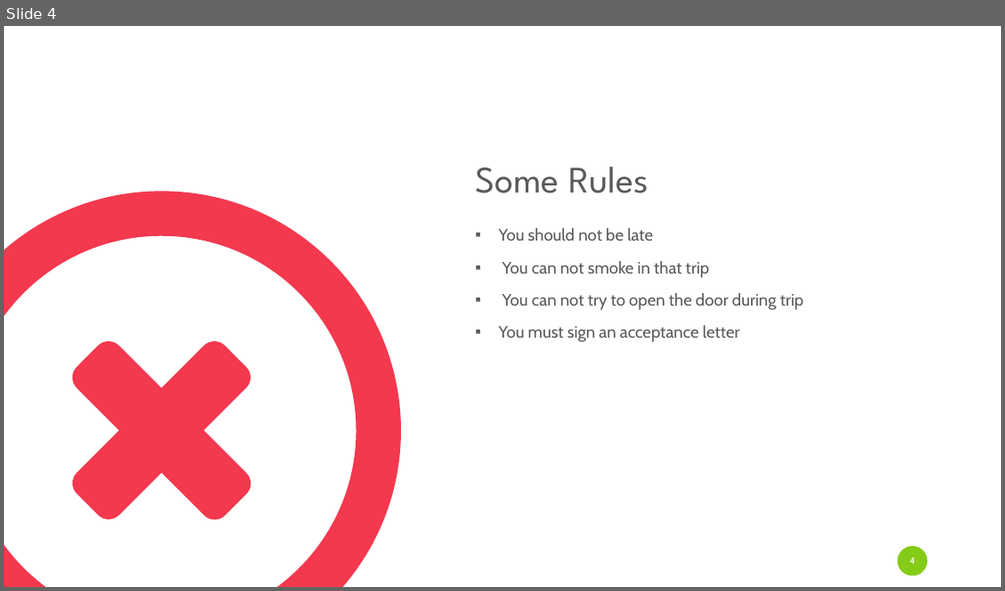
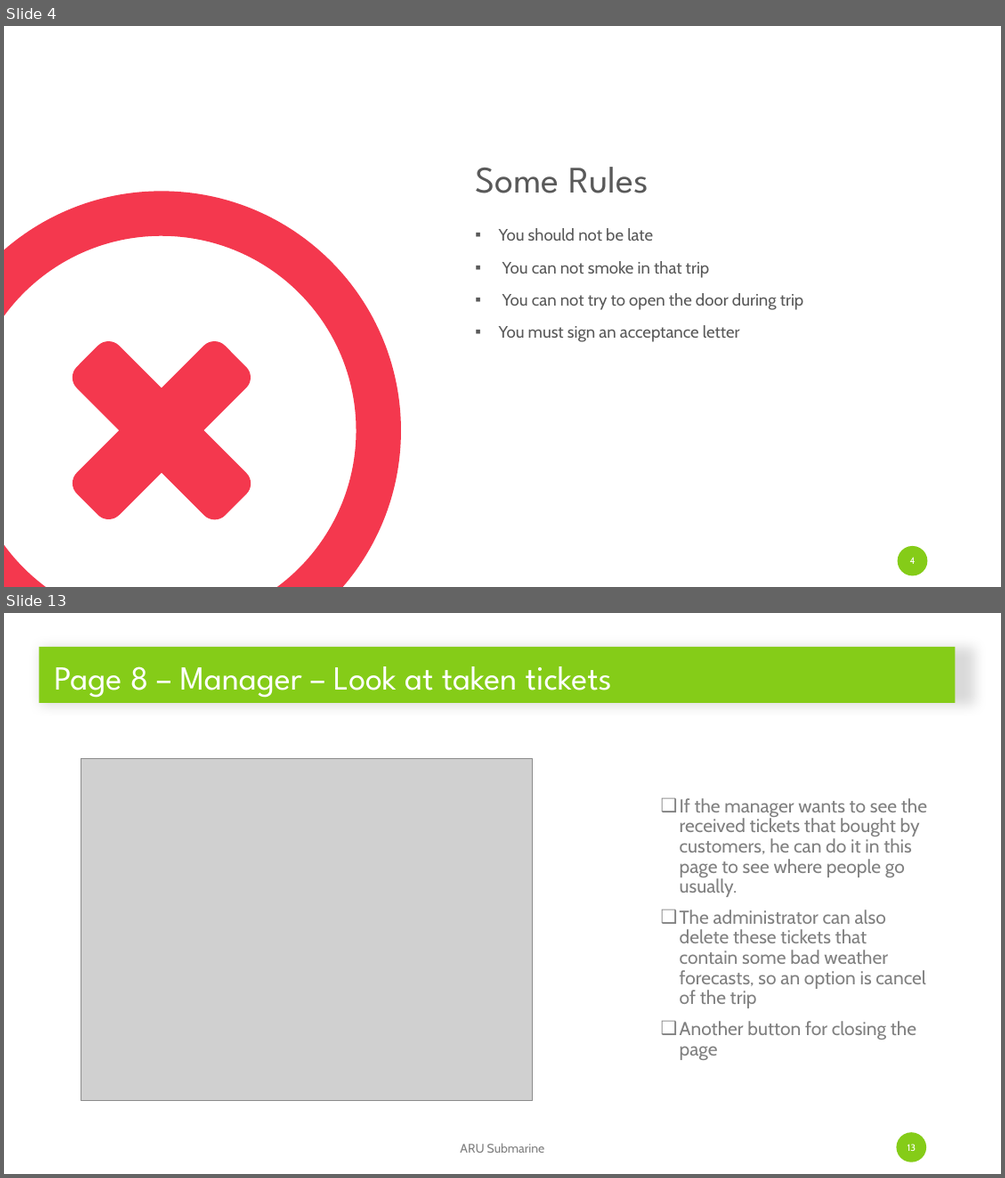
Before and after one commit to mustafaberat/ARU-Submarine, a slide deck: Presentation/ARUSubmarinePresentation.pptx. Shown one above the other, each under a label of ours: slide 4 before the commit, slides 4 and 13 after it; the slides between them are not shown. The pictures are 1005x591 and 1005x1178 pixels, drawn with LibreOffice and Linux fonts; fonts in the diff are those of the drawing; grey boxes stand for pictures. Boxes give left, top, right and bottom in pixels: in the first picture for what was removed or moved away, otherwise in the second. Text is boxed around its words. In the diff, an @@ line names an element or a change of style, - is before the commit and + after.

```diff
--- a/Presentation/ARUSubmarinePresentation.pptx
+++ b/Presentation/ARUSubmarinePresentation.pptx
@@ slide 13 added at [4,613,1001,1174], background #FFFFFF @@
@@ title added at [39,647,955,703], fill #85CC18, 32.4 pt, text #FFFFFF @@
+Page 8 – Manager – Look at taken tickets
@@ picture added at [81,759,533,1101] @@
@@ text added at [680,798,927,1060], 18 pt, text #808080 @@
+❑ If the manager wants to see the received tickets that bought by customers, he can do it in this page to see where people go usually.
+❑ The administrator can also delete these tickets that contain some bad weather forecasts, so an option is cancel of the trip
+❑ Another button for closing the page
@@ text added at [460,1143,545,1152], 12 pt, text #808080 @@
+ARU Submarine
@@ page number added at [896,1132,926,1162], fill #85CC18, 9 pt, text #FFFFFF @@
+13
```
Also in this commit, not shown: 2 slides changed, 17 other slides added, 9 slides removed.
